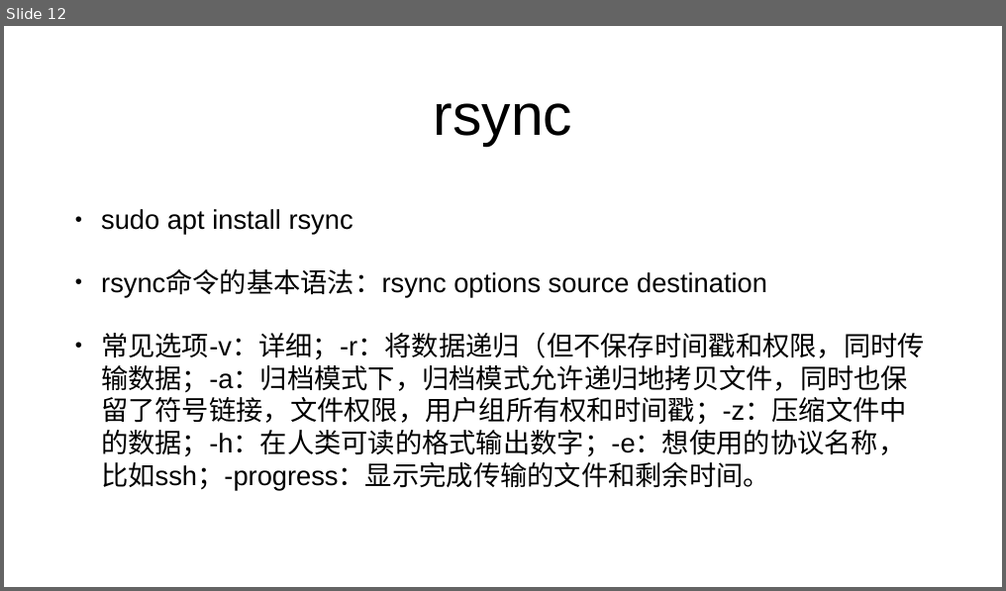
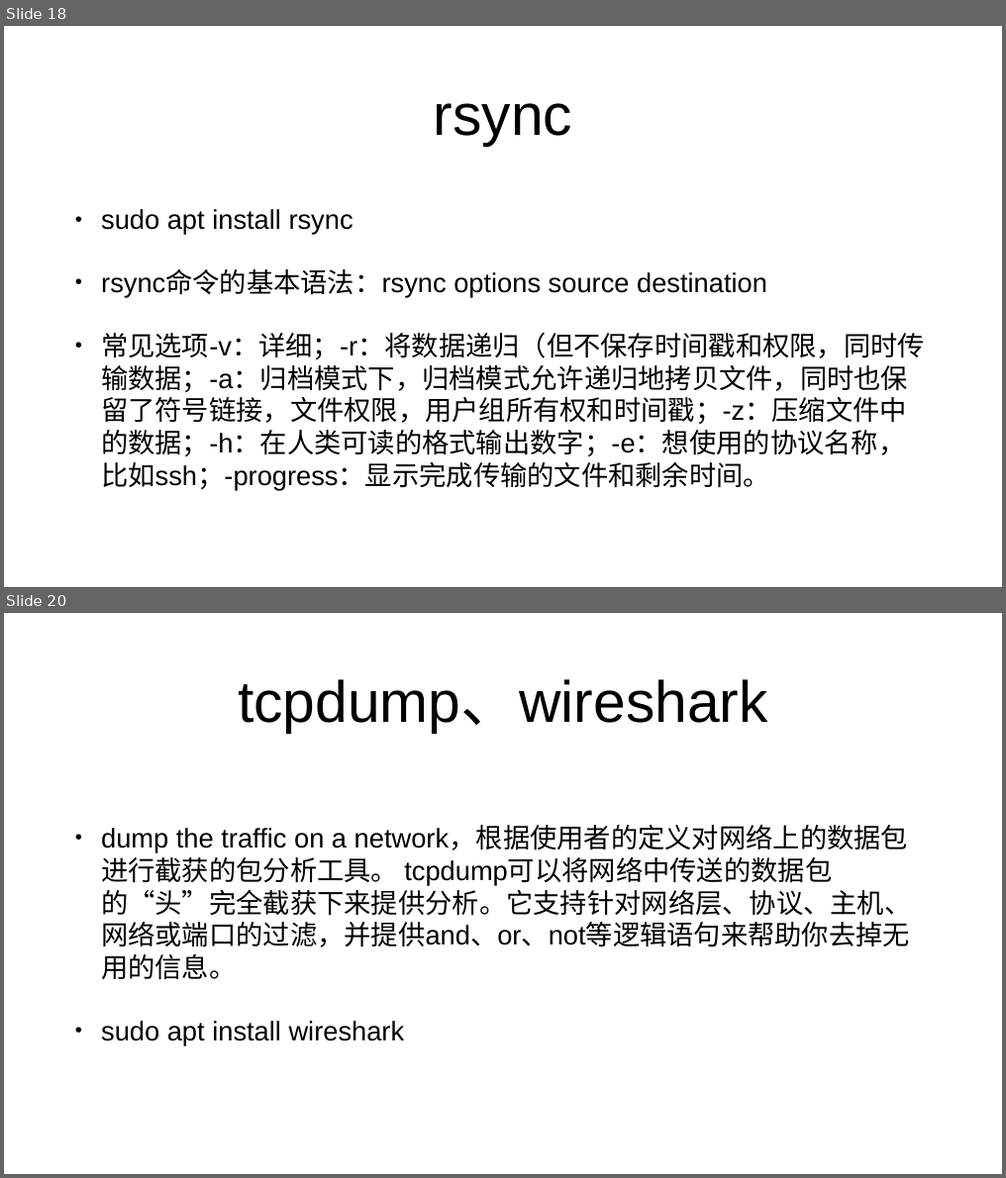
Before and after one commit to mengning/linuxstart, a slide deck: L10/Linux常见试题解析.pptx. Shown one above the other, each under a label of ours: slide 12 before the commit, slides 18 and 20 after it; the slides between them are not shown. The pictures are 1006x591 and 1006x1178 pixels, drawn with LibreOffice and Linux fonts; fonts in the diff are those of the drawing. Boxes give left, top, right and bottom in pixels: in the first picture for what was removed or moved away, otherwise in the second. Text is boxed around its words. In the diff, an @@ line names an element or a change of style, - is before the commit and + after.

```diff
--- a/L10/Linux常见试题解析.pptx
+++ b/L10/Linux常见试题解析.pptx
@@ slide 20 added at [4,613,1002,1174], background #FFFFFF @@
@@ title added at [238,679,768,733], 112 pt, text #000000 @@
+tcpdump、wireshark
@@ text added at [101,827,911,1046], 52 pt, text #000000 @@
+• dump the traffic on a network，根据使用者的定义对网络上的数据包进行截获的包分析工具。 tcpdump可以将网络中传送的数据包的“头”完全截获下来提供分析。它支持针对网络层、协议、主机、网络或端口的过滤，并提供and、or、not等逻辑语句来帮助你去掉无用的信息。
+• sudo apt install wireshark
@@ what was slide 12 is now slide 18 @@
```
Also in this commit, not shown: 3 slides changed, 10 other slides added.
